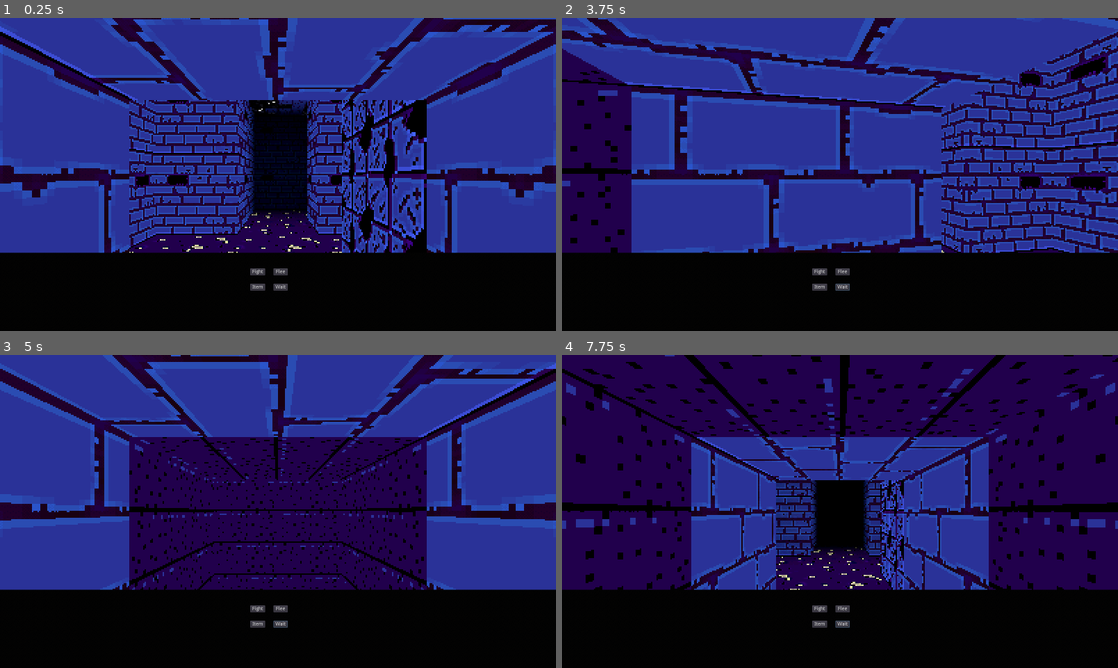
Above: before the commit, frames 1-4 (two rows, left to right).
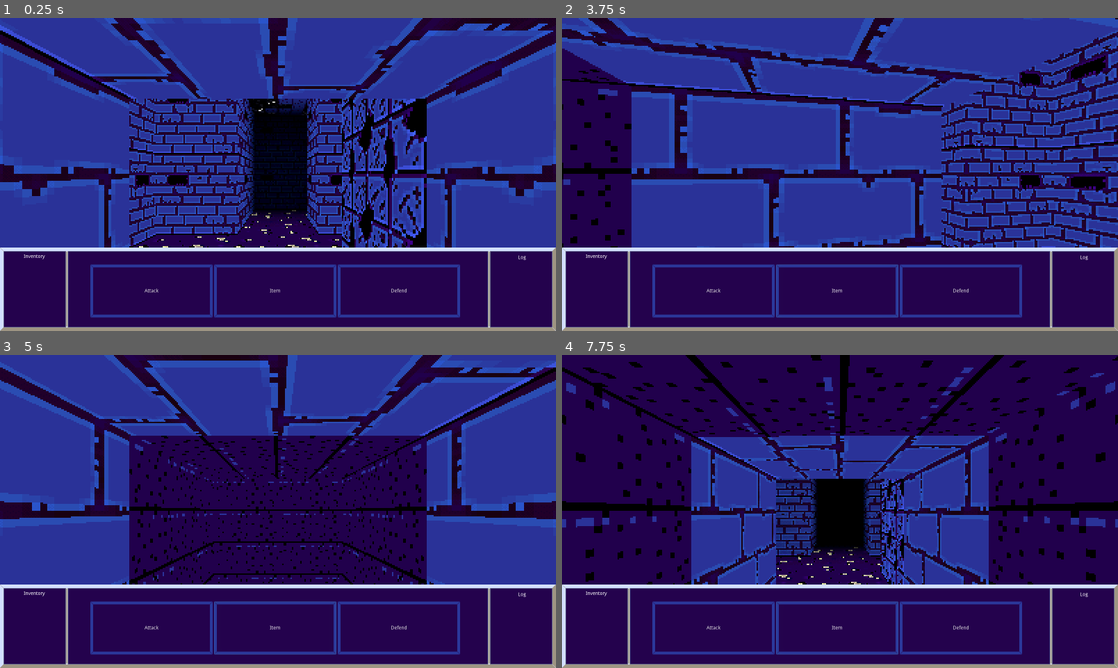
Above: after the commit, the same moments.

Repository: ChotoTheBright/PompaDungeonRomp
Game: Godot game, scene res://MAIN.tscn
Same seed, same stepped clock (60 frames per second), same inputs: the game is played once before the commit and once after it.
Inputs (mouse positions are in pixels of both pictures, inside the frame that each line leads up to):
- Up to frame 1 (0.25 s): no input
- Up to frame 2 (3.75 s): click "Fight" (after the commit: "Attack") at 0.5 s; click "Item" at 1.25 s; click "Flee" (after the commit: "Defend") at 2 s; click (840, 287) at 2.75 s, where only the run before the commit has a clickable "Wait"; tap Enter at 3.5 s; move the mouse to (962, 158) at 3.52 s; hold A (look_left) from 3.53 s (still down); click (962, 158) at 3.67 s
- Up to frame 3 (5 s): move the mouse to (166, 527) at 4.27 s; release A (look_left) at 4.28 s; hold S (walk_back) from 4.28 s (still down); tap D (look_right) at 4.35 s
- Up to frame 4 (7.75 s): move the mouse to (895, 442) at 5.02 s; release S (walk_back) at 5.03 s; hold W (walk_front) 5.03-5.78 s; tap Space at 5.75 s; move the mouse to (812, 574) at 5.77 s; tap A (look_left) at 5.85 s; click (812, 574) at 5.92 s; tap Enter at 6.5 s; move the mouse to (1006, 558) at 6.52 s; hold D (look_right) 6.53-7.28 s; hold S (walk_back) from 6.53 s (still down); move the mouse to (673, 464) at 7.27 s; tap W (walk_front) at 7.35 s

The runs differ from the first frame. In frame 1, 31% of the frame differs, in the area x 0-100%, y 0-100%; in frame 2, 31%; in frame 3, 30%; in frame 4, 31%.

Commit message:
hud prototype

Diff:
--- a/MAIN.tscn
+++ b/MAIN.tscn
@@ -1,8 +1,10 @@
-[gd_scene load_steps=95 format=2]
+[gd_scene load_steps=97 format=2]
 
 [ext_resource path="res://assets/fonts-images/Dither2nd.png" type="Texture" id=1]
+[ext_resource path="res://assets/fonts-images/hud.png" type="Texture" id=2]
 [ext_resource path="res://textures/JamTextures/FLOOR_2C.png" type="Texture" id=3]
 [ext_resource path="res://textures/JamTextures/DIRT_1B.png" type="Texture" id=4]
+[ext_resource path="res://UI Theme.tres" type="Theme" id=5]
 [ext_resource path="res://textures/JamTextures/BRICK_1A_2.png" type="Texture" id=7]
 [ext_resource path="res://scenes/player.tscn" type="PackedScene" id=8]
 [ext_resource path="res://textures/JamTextures/sky.png" type="Texture" id=9]
@@ -432,12 +434,14 @@
 [node name="Control" type="Control"]
 anchor_right = 1.0
 anchor_bottom = 1.0
+rect_pivot_offset = Vector2( 406, 145 )
 script = ExtResource( 10 )
 
 [node name="ViewportContainer" type="ViewportContainer" parent="."]
 material = SubResource( 29 )
 anchor_right = 1.0
 anchor_bottom = 1.0
+rect_pivot_offset = Vector2( 436, 239 )
 size_flags_vertical = 2
 stretch = true
 
@@ -453,6 +457,7 @@
 }
 
 [node name="player" parent="ViewportContainer/Viewport/MAIN" instance=ExtResource( 8 )]
+transform = Transform( 1, 0, 0, 0, 1, 0, 0, 0, 1, 0.000114858, -0.00435138, 0.00021708 )
 
 [node name="Mesh" parent="ViewportContainer/Viewport/MAIN/player" index="0"]
 visible = false
@@ -707,51 +712,70 @@
 anchor_top = 0.75
 anchor_right = 1.0
 anchor_bottom = 1.0
-texture = ExtResource( 14 )
-stretch_mode = 2
+margin_top = -15.0
+rect_pivot_offset = Vector2( 471, -233 )
+texture = ExtResource( 2 )
+stretch_mode = 1
 
 [node name="GridContainer" type="GridContainer" parent="HUD"]
-anchor_left = 0.45
-anchor_top = 0.8
-anchor_right = 0.45
-anchor_bottom = 0.8
-margin_right = 108.0
-margin_bottom = 64.0
-custom_constants/hseparation = 24
-columns = 2
-
-[node name="Row1" type="GridContainer" parent="HUD/GridContainer"]
-margin_right = 43.0
-margin_bottom = 64.0
-custom_constants/vseparation = 24
-
-[node name="Button" type="Button" parent="HUD/GridContainer/Row1"]
-margin_right = 43.0
-margin_bottom = 20.0
-text = "Fight"
-
-[node name="Button2" type="Button" parent="HUD/GridContainer/Row1"]
-margin_top = 44.0
-margin_right = 43.0
-margin_bottom = 64.0
+anchor_left = 0.153125
+anchor_top = 0.782222
+anchor_right = 0.860625
+anchor_bottom = 1.00444
+margin_left = 15.0
+margin_top = 5.0
+margin_right = 15.0
+margin_bottom = 4.99994
+theme = ExtResource( 5 )
+columns = 3
+__meta__ = {
+"_edit_use_anchors_": true
+}
+
+[node name="Button" type="Button" parent="HUD/GridContainer"]
+margin_right = 352.0
+margin_bottom = 152.0
+rect_min_size = Vector2( 352, 152 )
+text = "Attack"
+
+[node name="Button2" type="Button" parent="HUD/GridContainer"]
+margin_left = 356.0
+margin_right = 708.0
+margin_bottom = 152.0
+rect_min_size = Vector2( 352, 152 )
+size_flags_horizontal = 4
+size_flags_vertical = 4
 text = "Item"
 
-[node name="Row2" type="GridContainer" parent="HUD/GridContainer"]
-margin_left = 67.0
-margin_right = 108.0
-margin_bottom = 64.0
-custom_constants/vseparation = 24
-
-[node name="Button3" type="Button" parent="HUD/GridContainer/Row2"]
-margin_right = 41.0
-margin_bottom = 20.0
-text = "Flee"
-
-[node name="Button4" type="Button" parent="HUD/GridContainer/Row2"]
-margin_top = 44.0
-margin_right = 41.0
-margin_bottom = 64.0
-text = "Wait"
+[node name="Button3" type="Button" parent="HUD/GridContainer"]
+margin_left = 712.0
+margin_right = 1064.0
+margin_bottom = 152.0
+rect_min_size = Vector2( 352, 0 )
+text = "Defend"
+
+[node name="inventory" type="Label" parent="HUD"]
+anchor_left = 0.025
+anchor_top = 0.754444
+anchor_right = 0.09875
+anchor_bottom = 0.797778
+text = "Inventory"
+align = 1
+__meta__ = {
+"_edit_use_anchors_": true
+}
+
+[node name="log" type="Label" parent="HUD"]
+anchor_left = 0.901875
+anchor_top = 0.757778
+anchor_right = 0.975625
+anchor_bottom = 0.801111
+text = "Log
+"
+align = 1
+__meta__ = {
+"_edit_use_anchors_": true
+}
 
 [node name="BattleScreen" type="CanvasLayer" parent="."]
 
--- /dev/null
+++ b/UI Theme.tres
@@ -0,0 +1,10 @@
+[gd_resource type="Theme" load_steps=3 format=2]
+
+[ext_resource path="res://assets/fonts-images/button.png" type="Texture" id=1]
+
+[sub_resource type="StyleBoxTexture" id=1]
+texture = ExtResource( 1 )
+region_rect = Rect2( 0, 0, 352, 152 )
+
+[resource]
+Button/styles/normal = SubResource( 1 )
--- a/project.godot
+++ b/project.godot
@@ -220,7 +220,7 @@
 
 [editor_plugins]
 
-enabled=PoolStringArray( "res://addons/fun_coding/plugin.cfg", "res://addons/qodot/plugin.cfg" )
+enabled=PoolStringArray( "res://addons/qodot/plugin.cfg" )
 
 [gui]
 
Binary file added: assets/fonts-images/bandit one knife.png
Not shown, added: assets/fonts-images/bandit one knife.png.import
Binary file added: assets/fonts-images/bandit two knife.png
Not shown, added: assets/fonts-images/bandit two knife.png.import
Binary file added: assets/fonts-images/buff bandit.png
Not shown, added: assets/fonts-images/buff bandit.png.import
Binary file added: assets/fonts-images/button.png
Not shown, added: assets/fonts-images/button.png.import
Binary file added: assets/fonts-images/enemy sheet1.png
Not shown, added: assets/fonts-images/enemy sheet1.png.import
Binary file added: assets/fonts-images/enemy sheet10.png
Not shown, added: assets/fonts-images/enemy sheet10.png.import
(and 28 more such lines)
